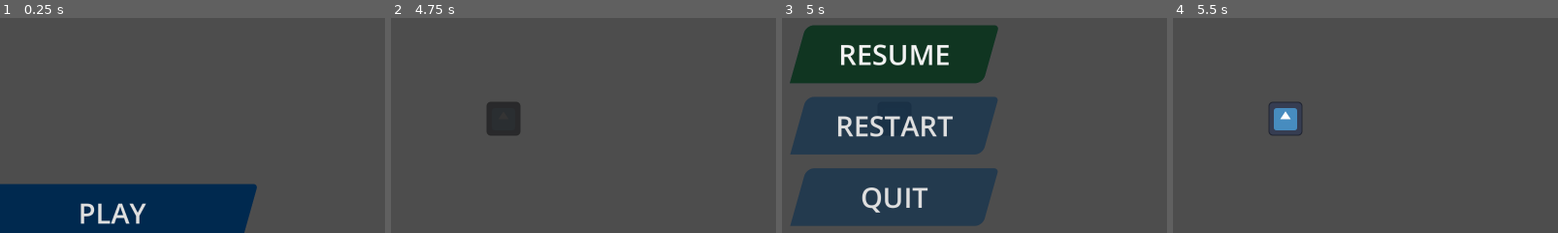
Above: before the commit, frames 1-4 (left to right).
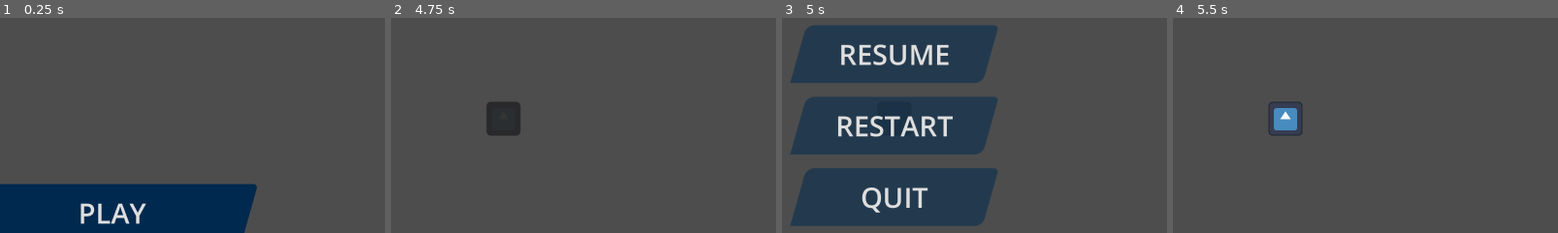
Above: after the commit, the same moments.

Repository: MonkMir/tether-game
Game: Godot game, scene res://scenes/main.tscn
The game is run twice, just before and just after one commit, with the same random seed, the same clock (stepped at 60 frames per second) and the same inputs. The engine's default icon, where the game draws it, is replaced by a stand-in: a white triangle on a blue panel in a dark square.
Inputs (mouse positions are % of the whole screen's width and height, from its top left):
- Up to frame 1 (0.25 s): no input
- Up to frame 2 (4.75 s): click "PLAY" at 0.5 s; tap Enter (ui_accept) at 1.25, 1.52, 2.27, 3.77, 4.52 s; move the mouse to (72, 44) at 1.27 s; press the mouse at (72, 44) at 1.28 s; move the mouse to (29, 54) at 2.02 s; release the mouse at (29, 54) at 2.03 s; click (29, 54) at 2.1 s; move the mouse to (60, 27) at 2.77 s; press the mouse at (60, 27) at 2.78 s; move the mouse to (45, 70) at 3.52 s; release the mouse at (45, 70) at 3.53 s; click (45, 70) at 3.6 s; move the mouse to (80, 65) at 4.27 s; press the mouse at (80, 65) at 4.28 s
- Up to frame 3 (5 s): tap Escape (Pause) at 4.9 s
- Up to frame 4 (5.5 s): release the mouse at (80, 65) at 5 s; click "RESTART" at 5 s
The pictures show only the part of the screen within x 35-85%, y 26-76%; the shares and areas given below are measured in that part.

Frames 1-2 are identical in both runs. In frame 3, 12% of the frame differs, in the area x 2-57%, y 3-31%; in frame 4, nothing differs.

Commit message:
Fix a cursor jitter bug on pause
Fixes a bug caused by input function registering
held pause button and repeatedly resetting mouse.
Jitter can still happen but is fixed for the
common on-pause scenario. Otherwise a non-issue.

Diff:
--- a/scenes/main_menu.gd
+++ b/scenes/main_menu.gd
@@ -17,5 +17,5 @@
 	get_tree().quit()
 
 func set_menu_properties():
-	manager.defaultFocusButton = default_focus_object
+	manager.default_focus = default_focus_object
 	manager.mouse_reset_data = null
--- a/scripts/other-scripts/menu_manager.gd
+++ b/scripts/other-scripts/menu_manager.gd
@@ -4,14 +4,14 @@
 
 #Make sure to set focus neighbors on buttons when appropriate
 
+#Copy and paste the duck typing boilerplate in all child menus
+
 #If you wish to avoid debug hell, no script should touch mouse visibility or position
 #except this menu manager
 
 const KEYBOARD_AND_JOYPAD_EVENTS : Array = ["InputEventJoypadButton", "InputEventJoypadMotion", "InputEventKey"]
 
-#WARNING These are settings for main menu,
-#but should be handled without hard-coding
-var defaultFocusButton : Button
+var default_focus : Control
 var mouse_reset_data
 
 @export var onReadyMenu : Node
@@ -32,7 +32,6 @@
 func _input(event: InputEvent):
 	if menu_stack.is_empty():
 		return
-
 	if event is InputEventMouseMotion:
 		if isAutomatedMouseMovement:
 			isAutomatedMouseMovement = false
@@ -42,16 +41,16 @@
 		clear_navigation_focus()
 
 	elif event.get_class() in KEYBOARD_AND_JOYPAD_EVENTS:
-		#print("Stick and button event")
 		if event is InputEventJoypadMotion and abs(event.axis_value) < 0.3:
+			return
+
+		if not _is_navigation_just_pressed(event):
 			return
 
 		if Input.mouse_mode == Input.MOUSE_MODE_VISIBLE and is_mouse_inside_window():
 			Input.mouse_mode = Input.MOUSE_MODE_HIDDEN
-			isAutomatedMouseMovement = true
 
-			menu_stack.back().set_menu_properties()
-			_guarded_mouse_reset()
+		_guarded_mouse_reset()
 		_focus_default_menu_button()
 
 ## MENU NAVIGATION
@@ -80,12 +79,17 @@
 	else:
 		Input.mouse_mode = Input.MOUSE_MODE_HIDDEN
 
-## FOCUS
+## FOCUS & NAVIGATION
+
+func _is_navigation_just_pressed(event: InputEvent) -> bool:
+	if event is InputEventJoypadMotion:
+		return Input.mouse_mode == Input.MOUSE_MODE_VISIBLE
+	return event.is_pressed() and not event.is_echo()
 
 func _focus_default_menu_button() -> void:
 	if get_viewport().gui_get_focus_owner() == null:
-			if defaultFocusButton:
-				defaultFocusButton.grab_focus()
+			if default_focus:
+				default_focus.grab_focus()
 
 func clear_navigation_focus():
 	if not Input.is_mouse_button_pressed(MOUSE_BUTTON_LEFT):
@@ -137,7 +141,7 @@
 	var tween = create_tween()
 	tween.tween_property(button, "scale", targetScale, DURATION).set_trans(Tween.TRANS_QUAD)
 
-## START GAME
+## START GAME & LEVEL
 
 func start_game():
 	while not menu_stack.is_empty():
@@ -150,8 +154,20 @@
 	var selected_level := preload("res://scenes/levels/level_1.tscn").instantiate()
 	get_tree().current_scene.add_child(selected_level)
 
+func reload_level():
+	var rootNode = get_tree().current_scene
+	var oldLevel = rootNode.get_node("Level1")
+
+	if oldLevel:
+		oldLevel.queue_free()
+
+	await get_tree().process_frame
+
+	var newLevel = preload("res://scenes/levels/level_1.tscn").instantiate()
+	rootNode.add_child(newLevel)
 
 ## PAUSE HANDLING
+# some functionality may still live in pause menu script
 
 func _on_pause_toggled(is_paused: bool):
 	if is_paused:
--- a/scripts/pause_menu.gd
+++ b/scripts/pause_menu.gd
@@ -8,7 +8,7 @@
 	GameState.toggle_pause()
 
 func _on_restart_button_pressed():
-	reload_level()
+	manager.reload_level()
 	GameState.toggle_pause()
 
 func _on_quit_button_pressed():
@@ -17,17 +17,5 @@
 	GameState.is_pausable = false
 
 func set_menu_properties():
-	manager.defaultFocusButton = default_focus_object
+	manager.default_focus = default_focus_object
 	manager.mouse_reset_data = mouse_reset_node
-
-func reload_level():
-	var rootNode = get_tree().current_scene
-	var oldLevel = rootNode.get_node("Level1")
-
-	if oldLevel:
-		oldLevel.queue_free()
-
-	await get_tree().process_frame
-
-	var newLevel = preload("res://scenes/levels/level_1.tscn").instantiate()
-	rootNode.add_child(newLevel)
